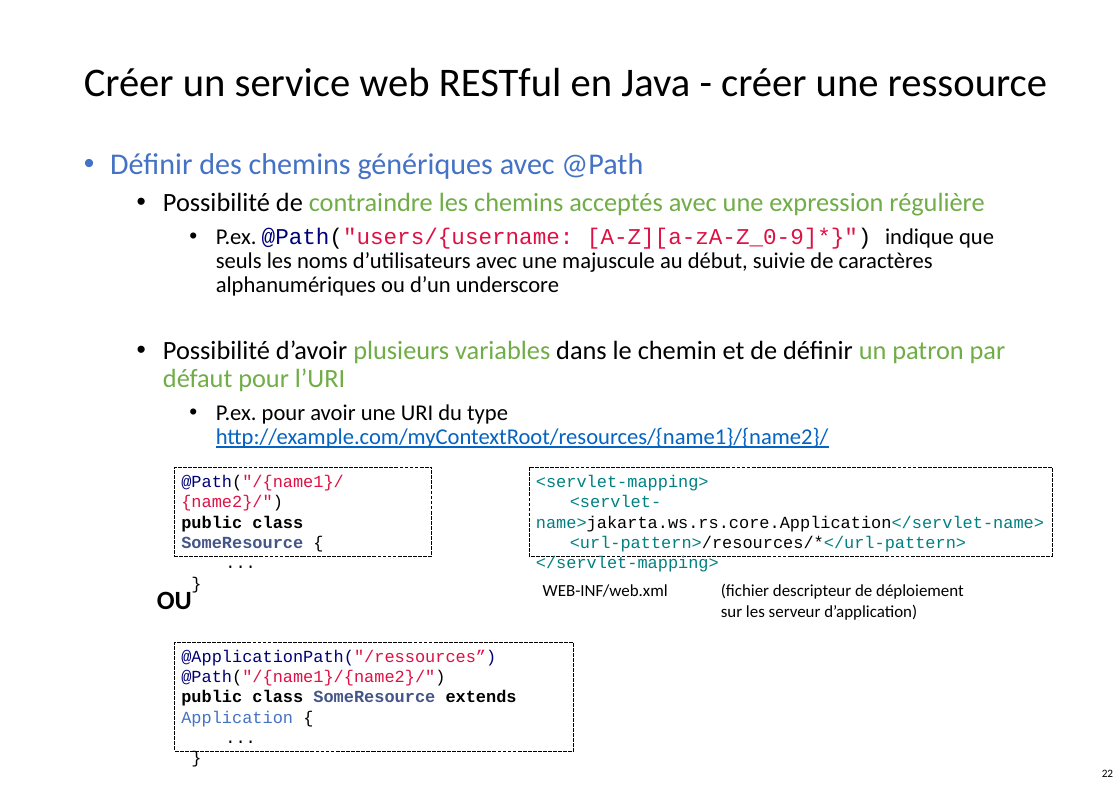
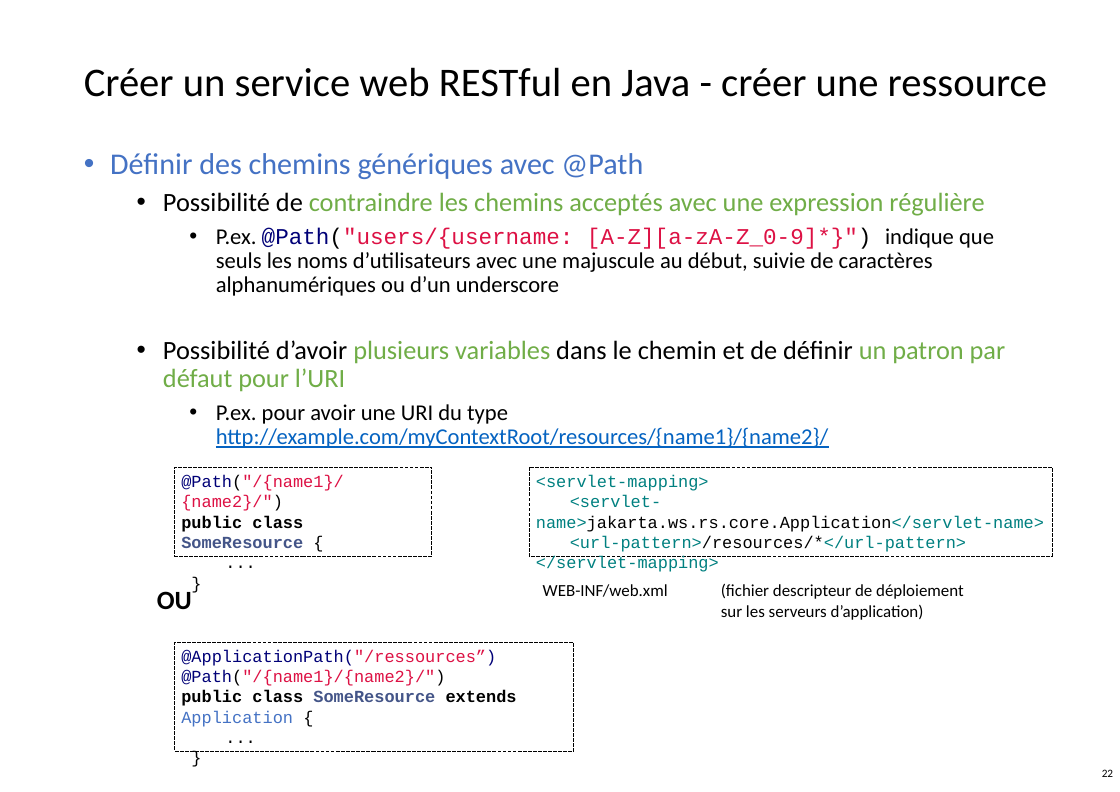
Before and after one commit to flouvat/R4.01-Architecture-logicielle-Pages, a slide deck: slide 22 of docs/CM/R4.01_Architecture_Logicielle-Chapitre3.pptx. Drawn at 1120x792 pixels with LibreOffice and Linux fonts; fonts in the diff are those of the drawing; background and template pictures are left out. Boxes give left, top, right and bottom in pixels: in the first picture for what was removed or moved away, otherwise in the second. Text is boxed around its words. In the diff, an @@ line names an element or a change of style, - is before the commit and + after.

```diff
--- a/docs/CM/R4.01_Architecture_Logicielle-Chapitre3.pptx
+++ b/docs/CM/R4.01_Architecture_Logicielle-Chapitre3.pptx
@@ text at bbox=[721, 584, 964, 620]: text changed @@
-(fichier descripteur de déploiement sur les serveur d’application)
+(fichier descripteur de déploiement sur les serveurs d’application)
```
Also in this commit, not shown: 3 other slides changed, 1 other file.
